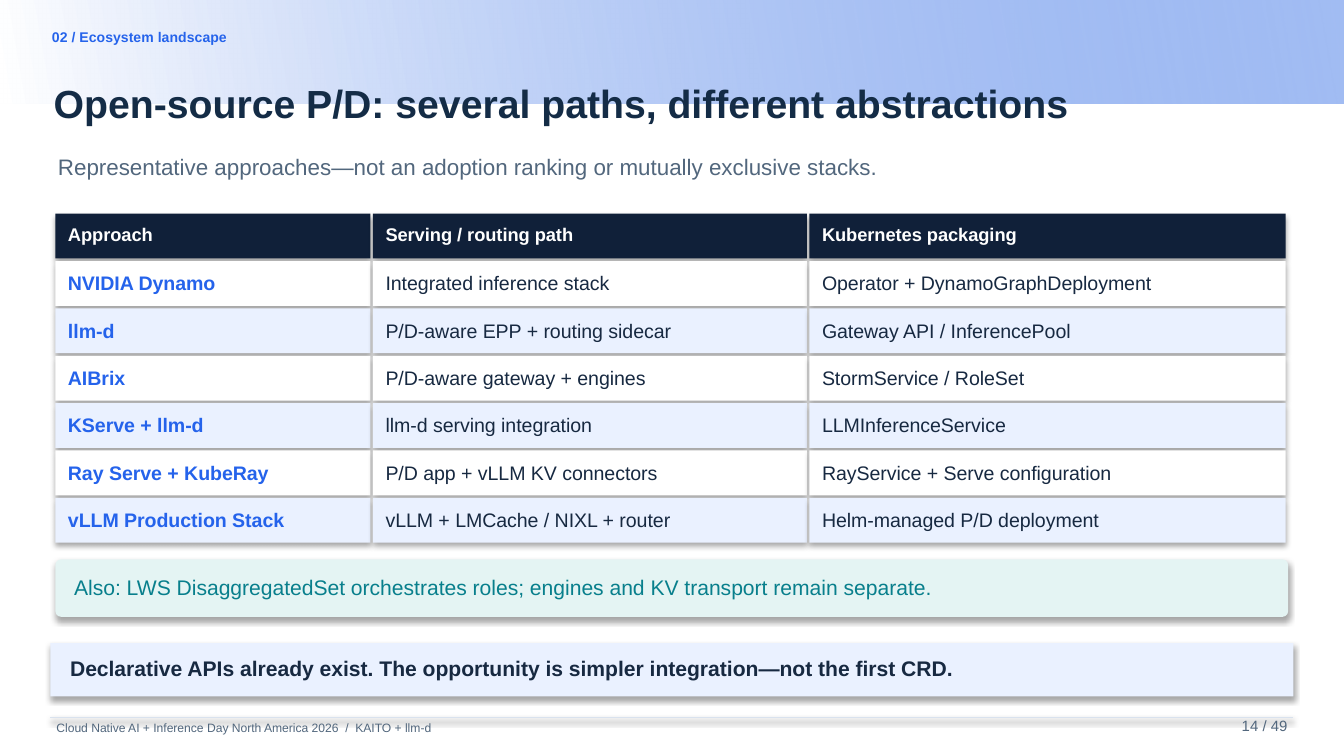
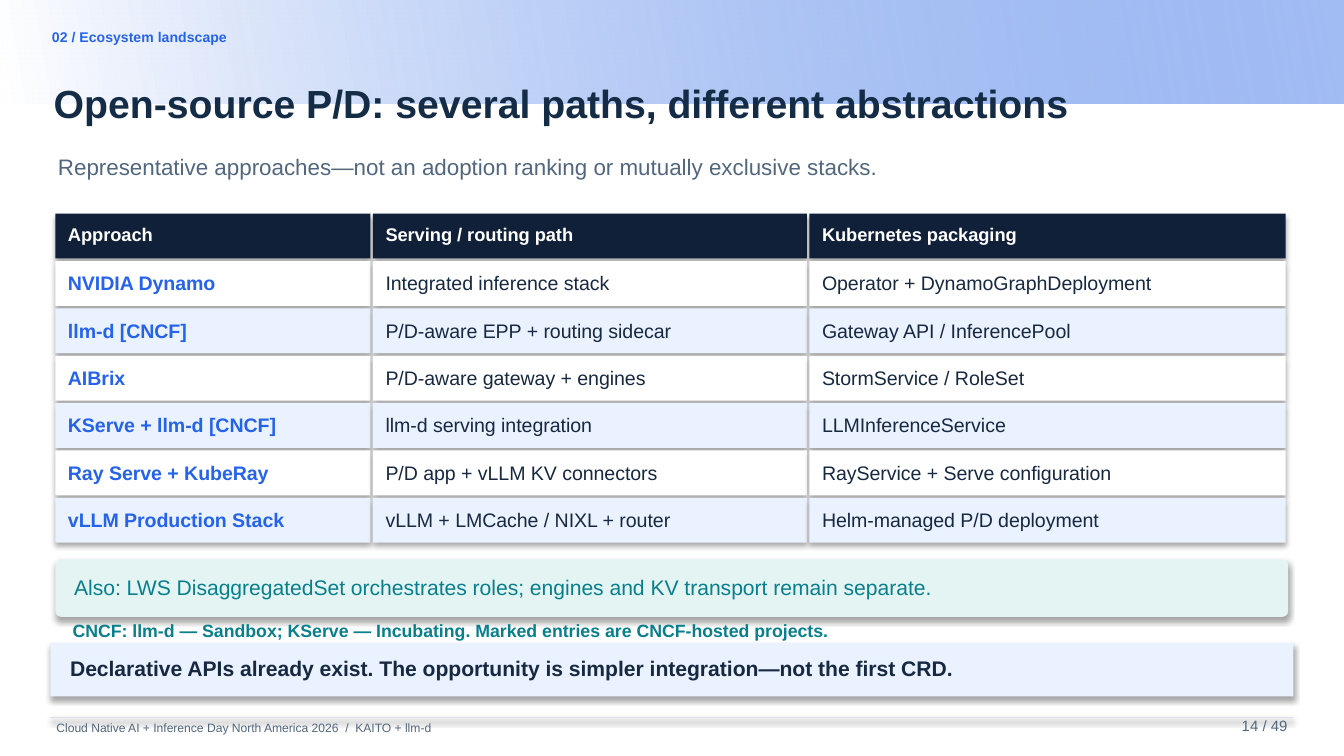
Before and after one commit to andyzhangx/demo, a slide deck: slide 14 of llm/pd-disaggregation/kubecon-na-2026-pd-disaggregation-kaito-llmd.pptx. Drawn at 1344x756 pixels with LibreOffice and Linux fonts; fonts in the diff are those of the drawing; background and template pictures are left out. Boxes give left, top, right and bottom in pixels: in the first picture for what was removed or moved away, otherwise in the second. Text is boxed around its words. In the diff, an @@ line names an element or a change of style, - is before the commit and + after.

```diff
--- a/llm/pd-disaggregation/kubecon-na-2026-pd-disaggregation-kaito-llmd.pptx
+++ b/llm/pd-disaggregation/kubecon-na-2026-pd-disaggregation-kaito-llmd.pptx
@@ text at (68, 324, 187, 342): text changed @@
-llm-d
+llm-d [CNCF]
@@ text at (68, 418, 276, 436): text changed @@
-KServe + llm-d
+KServe + llm-d [CNCF]
@@ text added at (73, 624, 828, 641), 9.5 pt, text #087F8C, bold @@
+CNCF: llm-d — Sandbox; KServe — Incubating. Marked entries are CNCF-hosted projects.
```
Also in this commit, not shown: 10 other slides changed.
